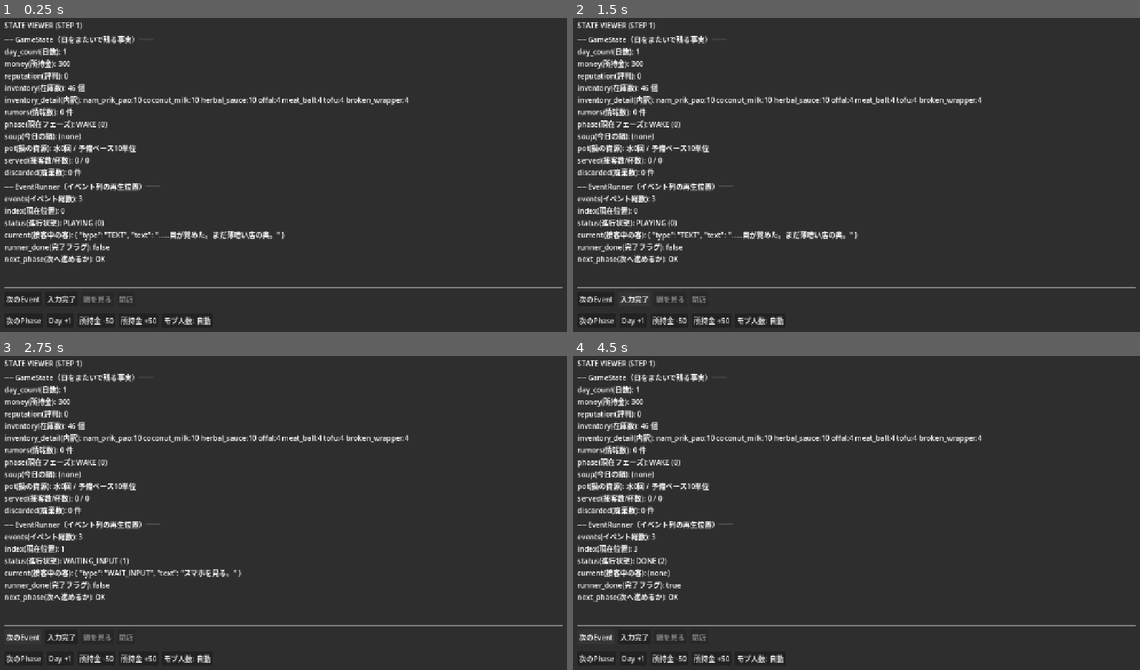
Above: before the commit, frames 1-4 (two rows, left to right).
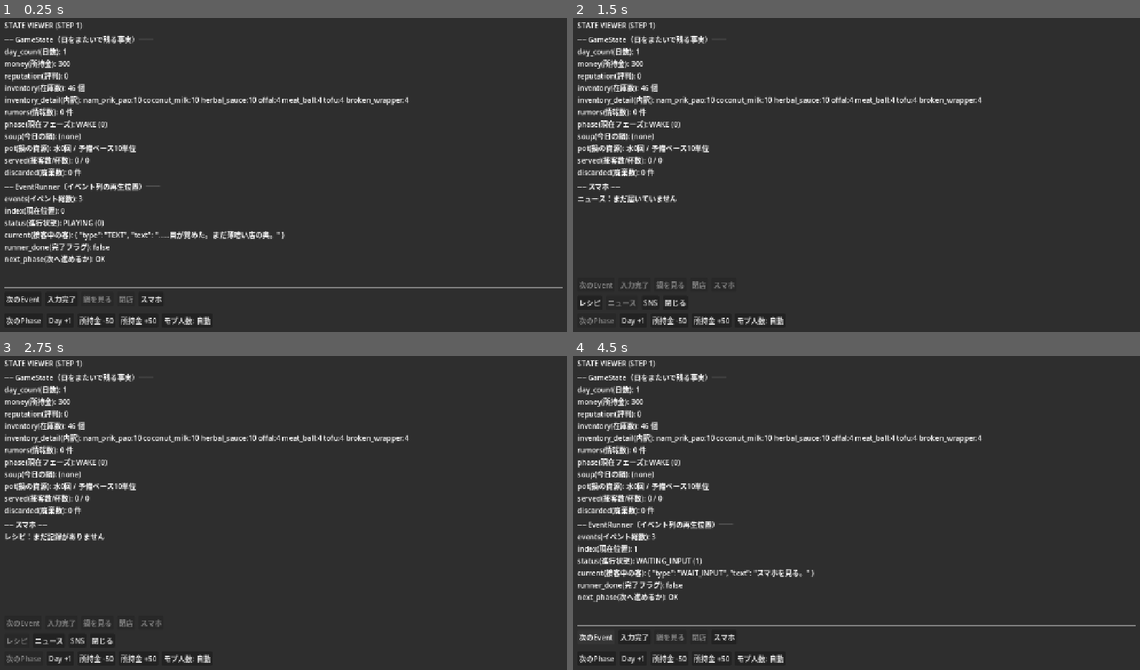
Above: after the commit, the same moments.

Repository: kimidorikame/Godot_Game01
Game: Godot game, scene res://scenes/debug_panel.tscn
Two runs of this game, one before a commit and one after it. Both use one fixed random seed, a clock stepped at 60 frames per second and the inputs below.
Inputs (mouse positions are in pixels of both pictures, inside the frame that each line leads up to):
- Up to frame 1 (0.25 s): no input
- Up to frame 2 (1.5 s): click (726, 300) at 0.5 s, where only the run after the commit has a clickable "スマホ"; click (624, 303) at 1.25 s, where only the run after the commit has a clickable "ニュース"
- Up to frame 3 (2.75 s): click (17, 641) at 2 s, where only the run after the commit has a clickable "レシピ"
- Up to frame 4 (4.5 s): click (652, 641) at 2.75 s, where only the run after the commit has a clickable "SNS"; click (675, 641) at 3.5 s, where only the run after the commit has a clickable "閉じる"; click "次のEvent" at 4.25 s

The runs differ from the first frame. In frame 1, less than 0.1% of the frame differs, in the area x 25-29%, y 88-91%; in frame 2, 3.1%, in the area x 0-100%, y 52-98%; in frame 3, 3.1%; in frame 4, 0.6%.

Commit message:
スマホUI（シェルのみ）を3つ目の入れ子モードとして追加
- 常時表示の[スマホ]ボタン（EventRow）。_phone_modeを_update_options_row()の
  最優先で判定し、鍋モード・市場モードのどちらの途中からでも開ける
- 開いている間は[次のEvent]/[入力完了]/[鍋を見る]/[閉店]/[次のPhase]/[スマホ]自身を無効化
- レシピ/ニュース/SNSの3タブ切替＋[閉じる]（中身はプレースホルダーのみ）
- 鍋モード・市場モードの状態は変更しないため、閉じると自動的に続きへ復帰する
- _set_runner_for_phase()でフェーズをまたぐたびにリセット

Co-Authored-By: Claude Sonnet 5 <noreply@anthropic.com>

Diff:
--- a/scenes/debug_panel.tscn
+++ b/scenes/debug_panel.tscn
@@ -70,6 +70,10 @@
 layout_mode = 2
 text = "閉店"
 
+[node name="BtnPhone" type="Button" parent="Margin/VBox/EventRow"]
+layout_mode = 2
+text = "スマホ"
+
 [node name="OptionsRow" type="HBoxContainer" parent="Margin/VBox"]
 layout_mode = 2
 theme_override_constants/separation = 8
--- a/scripts/debug_panel.gd
+++ b/scripts/debug_panel.gd
@@ -12,6 +12,7 @@
 @onready var _btn_complete_input: Button = $Margin/VBox/EventRow/BtnCompleteInput as Button
 @onready var _btn_pot: Button = $Margin/VBox/EventRow/BtnPot as Button
 @onready var _btn_close: Button = $Margin/VBox/EventRow/BtnClose as Button
+@onready var _btn_phone: Button = $Margin/VBox/EventRow/BtnPhone as Button
 @onready var _options_row: HBoxContainer = $Margin/VBox/OptionsRow as HBoxContainer
 @onready var _btn_next_phase: Button = $Margin/VBox/PhaseRow/BtnNextPhase as Button
 @onready var _btn_day_plus: Button = $Margin/VBox/PhaseRow/BtnDayPlus as Button
@@ -63,6 +64,16 @@
 # 鍋モード（_pot_mode）と同じ「EventRunnerには触れないUIだけの入れ子」。
 # PREPに入るたびリセットする。
 var _market_shop := ""
+
+# スマホ（3つ目の入れ子モード）。鍋モード・市場モードと同じくEventRunnerには一切触れない。
+# フェーズ・鍋モード・市場モードのどれからでも開ける（排他にしない）。_update_options_row()の
+# 最優先で判定するので、_pot_mode/_market_shopの値はそのまま裏で保持され、閉じれば
+# 自動的に元の画面へ戻る（退避・復元の処理は不要）。
+var _phone_mode := false
+
+# スマホの現在のタブ（"recipe" / "news" / "sns"）。フェーズをまたいでも維持しない
+# （_set_runner_for_phase()で既定値に戻す。鍋モードの水入れ状態などと同じ扱い）。
+var _phone_tab := "recipe"
 
 # 今の客の椀を何回廃棄したか（[廃棄する]で作り直すたびに+1）。客が替わる
 # （_load_current_customer）たびにリセットする一時状態。現在の椀自体はリセットで
@@ -124,6 +135,9 @@
 	_btn_money_plus.pressed.connect(_on_money_debug_pressed.bind(50))
 	# [モブ人数] = 今夜のモブ人数を 自動→1→2→3→4→自動… と切り替える（デバッグ用）。
 	_btn_mob_debug.pressed.connect(_on_mob_debug_pressed)
+	# [スマホ] = 3つ目の入れ子モードに入るだけ（EventRunner・GameStateには触れない。
+	#   _on_pot_pressed() と同じ形）。常時押せる（例外は開いている間、自身が無効化される）。
+	_btn_phone.pressed.connect(_on_phone_pressed)
 
 	_refresh()
 
@@ -162,6 +176,9 @@
 	_market_visited_water = false
 	_market_last_text = ""
 	_market_shop = ""
+	# スマホも鍋・市場と同じくフェーズをまたいで持ち越さない（防御的リセット）。
+	_phone_mode = false
+	_phone_tab = "recipe"
 	if phase == GameState.Phase.WAKE:
 		flow.set_runner(Day1Events.wake_events())
 	elif phase == GameState.Phase.PREP:
@@ -327,6 +344,25 @@
 
 func _on_add_base_pressed() -> void:
 	GameState.add_base()
+	_refresh()
+
+
+## [スマホ] のハンドラ。モードに入るだけで、EventRunner には触れない（_on_pot_pressed()
+## と同じ形）。_pot_mode/_market_shopの値は変更しない＝閉じれば自動的に元の画面へ戻る。
+func _on_phone_pressed() -> void:
+	_phone_mode = true
+	_refresh()
+
+
+## スマホの [閉じる]。会話・鍋・市場のどの状態にも触れず、ただモードを抜けるだけ。
+func _on_phone_close_pressed() -> void:
+	_phone_mode = false
+	_refresh()
+
+
+## スマホのタブ切り替え（[レシピ]/[ニュース]/[SNS]）。
+func _on_phone_tab_selected(tab: String) -> void:
+	_phone_tab = tab
 	_refresh()
 
 
@@ -761,7 +797,12 @@
 	_game_state_label.text = _format_game_state()
 	# OPEN 中は runner 表示のあとに客キューの状態も出す。PREP 中は市場の状態を出す
 	# （どちらも対象外のフェーズでは空文字なので、両方繋げても実害はない）。
-	_runner_label.text = _format_runner() + _format_open() + _format_market()
+	# スマホを開いている間は、会話・鍋・市場の文面をスマホの中身に差し替える（裏では
+	# そのまま保持されているので、閉じれば元の表示に戻る。実データを消しはしない）。
+	if _phone_mode:
+		_runner_label.text = _format_phone()
+	else:
+		_runner_label.text = _format_runner() + _format_open() + _format_market()
 	_update_options_row()
 
 
@@ -808,12 +849,25 @@
 			or (_is_choosing_ingredients() and not _is_short_now()) \
 			or _is_awaiting_react() \
 			or GameState.phase == GameState.Phase.GAME_OVER or nothing_to_add
-	_btn_pot.disabled = pot_disabled
-	_btn_next_event.disabled = _pot_mode or _pending_shortage_ev != null or _is_in_market()
+	_btn_pot.disabled = pot_disabled or _phone_mode
+	_btn_next_event.disabled = _pot_mode or _pending_shortage_ev != null or _is_in_market() or _phone_mode
 	# 不足のADJUSTでは提供（[入力完了]）できない。補充するか、閉店するか廃棄以外を選ぶ。
 	_btn_complete_input.disabled = _pot_mode or _pending_shortage_ev != null \
-			or _is_in_market() or _is_short_in_adjust()
-	_btn_close.disabled = not _can_close_now()
+			or _is_in_market() or _is_short_in_adjust() or _phone_mode
+	_btn_close.disabled = not _can_close_now() or _phone_mode
+	_btn_next_phase.disabled = _phone_mode
+	# スマホ自体は、開いている間だけ無効化する（隠さない。押せないボタンとして残す）。
+	_btn_phone.disabled = _phone_mode
+
+	# スマホは3つ目の入れ子モード（鍋・市場と同じくEventRunnerには触れない）。他のどの
+	# モードよりも最優先で判定し、真なら通常のADJUST/鍋/市場ボタンの代わりにタブ＋
+	# [閉じる]を出して return する（_pot_mode/_market_shopの値はそのまま裏で保持される）。
+	if _phone_mode:
+		var tabs := [["recipe", "レシピ"], ["news", "ニュース"], ["sns", "SNS"]]
+		for tab in tabs:
+			_add_pot_button(tab[1], _phone_tab == tab[0], _on_phone_tab_selected.bind(tab[0]))
+		_add_pot_button("閉じる", false, _on_phone_close_pressed)
+		return
 
 	if _pot_mode:
 		var locked := _pot_locked_until_water()
@@ -995,6 +1049,20 @@
 				entry += "(新鮮%d・傷%d)" % [GameState.fresh_count(id), bad]
 		parts.append(entry)
 	return " ".join(parts)
+
+
+## スマホの本文（シェルのみ。中身は今回すべてプレースホルダー。DESIGN.md該当箇所は
+## 別タスクでレシピ／ニュース／SNSの実データを積むときに更新する）。
+func _format_phone() -> String:
+	var body: String
+	match _phone_tab:
+		"news":
+			body = "ニュース：まだ届いていません"
+		"sns":
+			body = "SNS：まだ新着はありません"
+		_:
+			body = "レシピ：まだ記録がありません"
+	return "── スマホ ──\n%s" % body
 
 
 func _format_runner() -> String:
